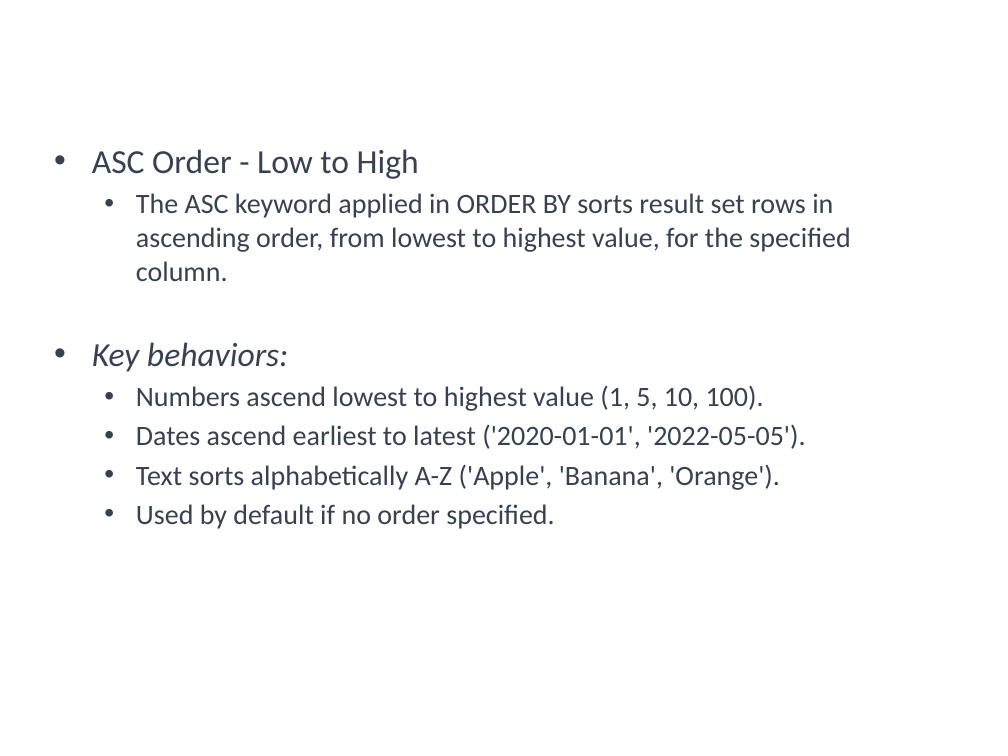
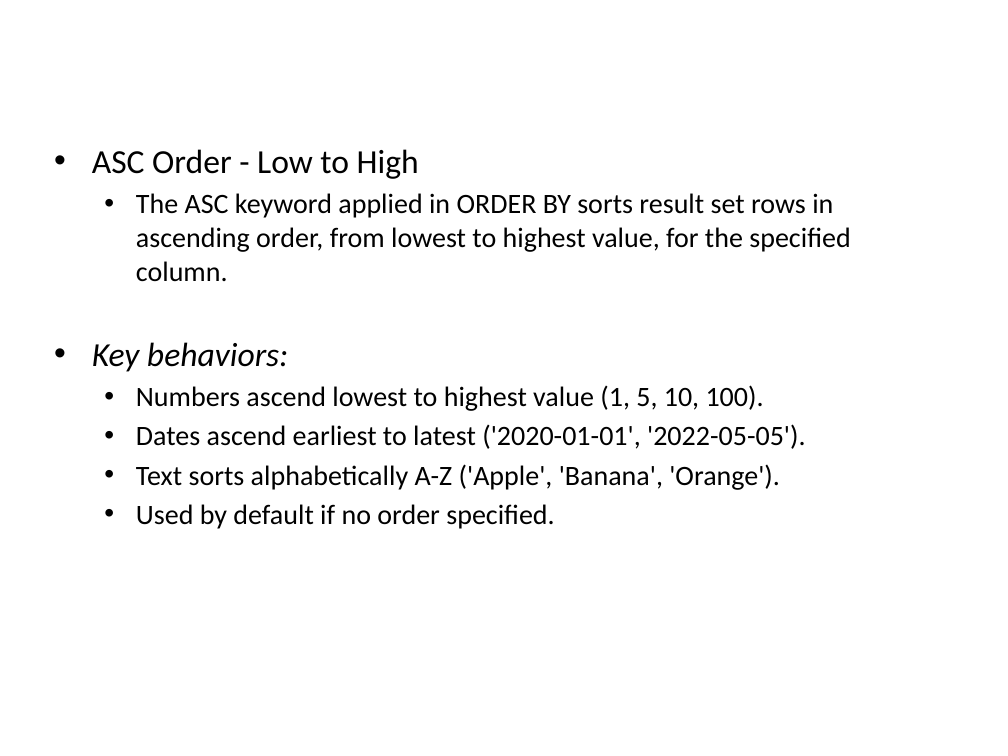
Before and after one commit to a099954/ABC-Program, a slide deck: slide 17 of SQL/Day 2 Filtering and Ordering/Filtering and Ordering.pptx (slide 18 before the commit). Drawn at 1008x756 pixels with LibreOffice and Linux fonts; fonts in the diff are those of the drawing; background and template pictures are left out. Boxes give left, top, right and bottom in pixels: in the first picture for what was removed or moved away, otherwise in the second. Text is boxed around its words. In the diff, an @@ line names an element or a change of style, - is before the commit and + after.

```diff
--- a/SQL/Day 2 Filtering and Ordering/Filtering and Ordering.pptx
+++ b/SQL/Day 2 Filtering and Ordering/Filtering and Ordering.pptx
@@ text "ASC Order - Low to ..." at (92,149,850,529): text colour #374151 to #000000 @@
```
Also in this commit, not shown: 15 other slides changed, 4 slides removed, 19 other files.
